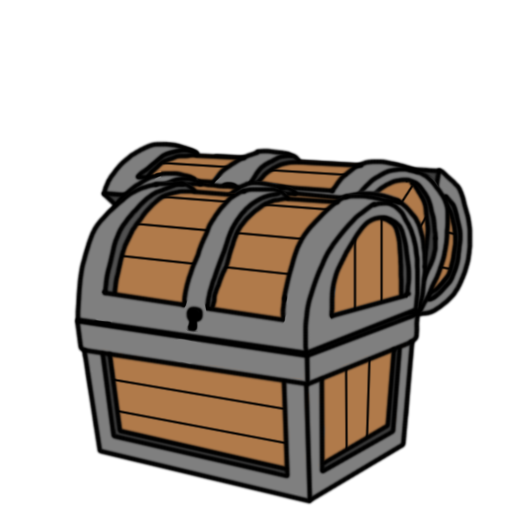
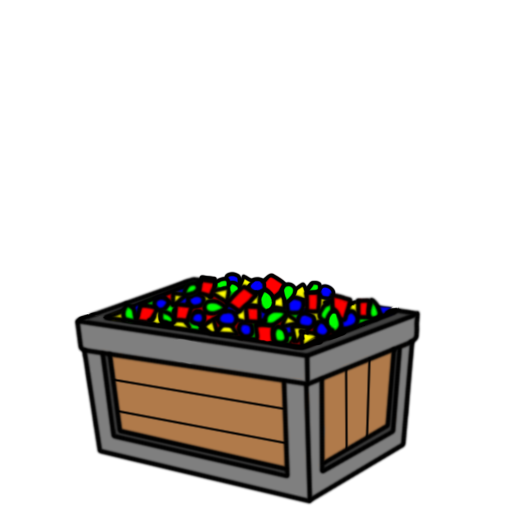
Layered file, before and after one edit (512x512). Changes by layer:
hid group "FrontUp" (1 layers) over [73, 179, 422, 355]
added layer "Layer 17" in group "Reward" over [86, 270, 398, 351]
painted on "Emerald" over [76, 270, 402, 349]
hid "UpperChestInside" (1st of 2) over [92, 169, 430, 319]
hid "Layer 16" over [99, 140, 453, 318]
hid "UpperChestInside" (2nd of 2) over [186, 152, 475, 319]
